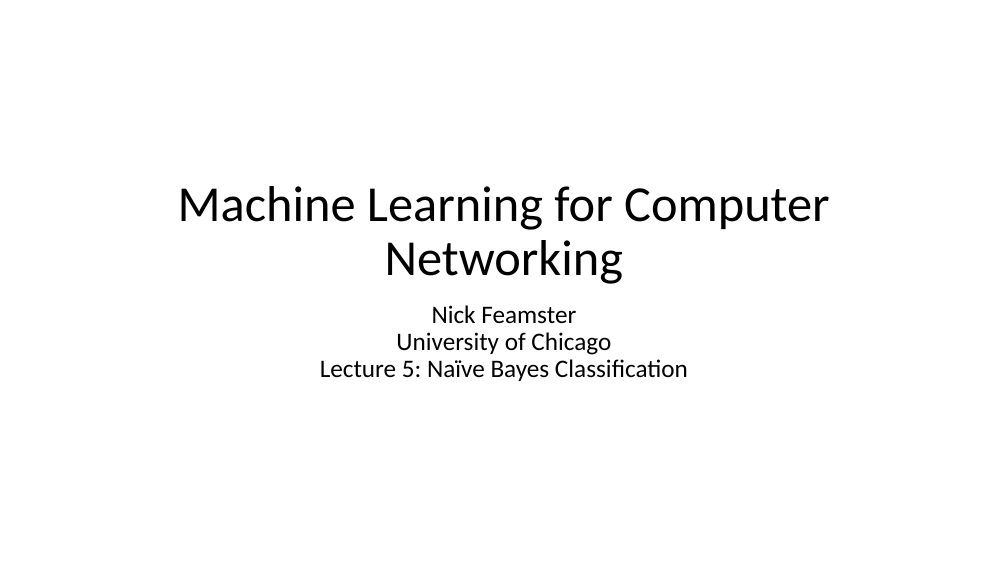
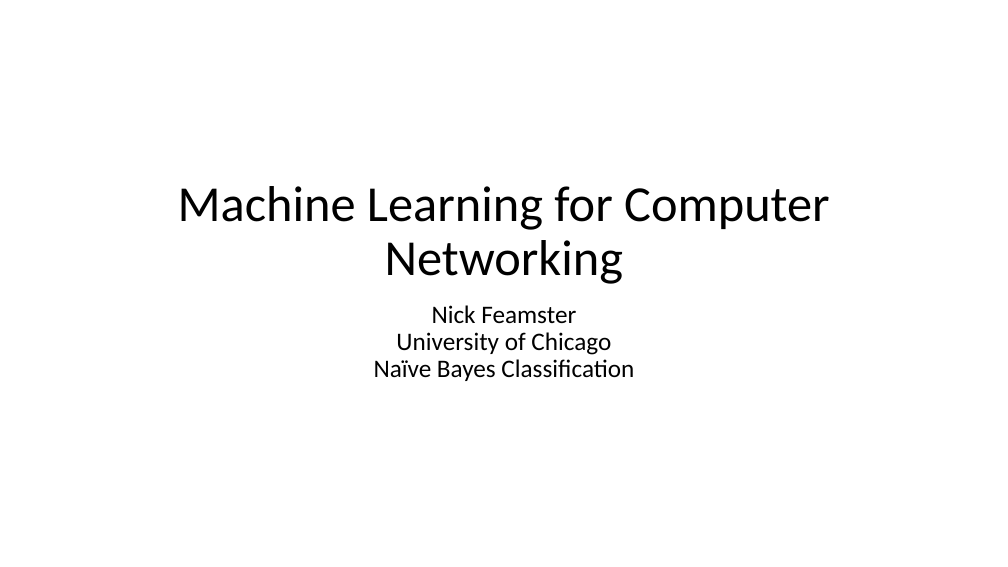
Before and after one commit to noise-lab/ml-networking, a slide deck: slide 1 of lectures/3-Bayes.pptx. Drawn at 1008x567 pixels with LibreOffice and Linux fonts; fonts in the diff are those of the drawing. Boxes give left, top, right and bottom in pixels: in the first picture for what was removed or moved away, otherwise in the second. Text is boxed around its words. In the diff, an @@ line names an element or a change of style, - is before the commit and + after.

```diff
--- a/lectures/3-Bayes.pptx
+++ b/lectures/3-Bayes.pptx
@@ subtitle at bbox=[374, 305, 634, 381]: text changed @@
-Nick Feamster
-University of Chicago
-Lecture 5: Naïve Bayes Classification
+Nick Feamster
+University of Chicago
+Naïve Bayes Classification
```
Also in this commit, not shown: 4 other files.
